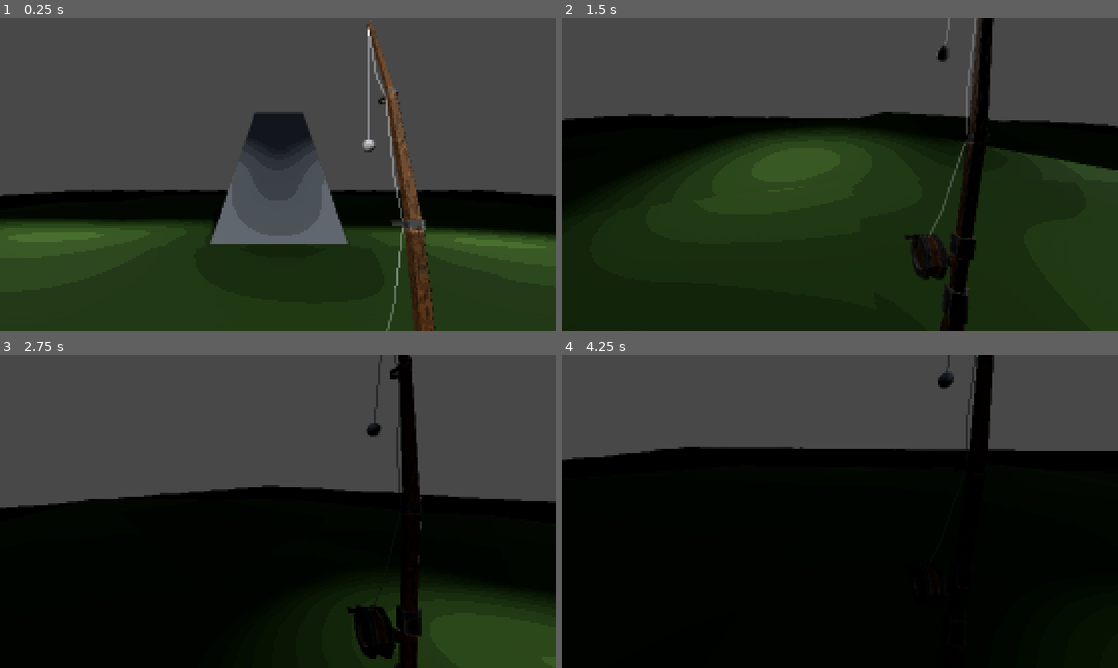
Above: before the commit, frames 1-4 (two rows, left to right).
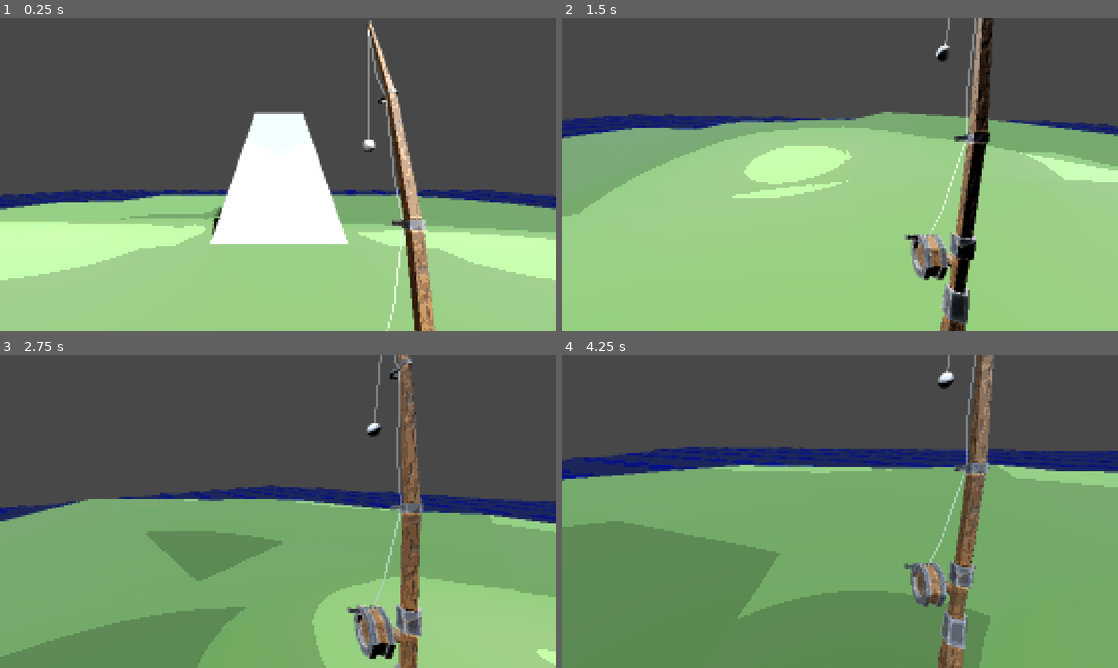
Above: after the commit, the same moments.

Repository: bobiscoolleonardo-collab/Collab
Game: Godot game, scene res://Scenes/game.tscn
The game is run twice, just before and just after one commit, with the same random seed, the same clock (stepped at 60 frames per second) and the same inputs.
Inputs (mouse positions are in pixels of both pictures, inside the frame that each line leads up to):
- Up to frame 1 (0.25 s): no input
- Up to frame 2 (1.5 s): move the mouse to (962, 158) at 0.52 s; hold D (right) 0.53-1.28 s; hold Space (space) 0.53-1.28 s; click (962, 158) at 0.67 s; move the mouse to (812, 174) at 1.27 s; hold W (up) from 1.28 s (still down); tap Space (space) at 1.35 s
- Up to frame 3 (2.75 s): keep holding W (up); move the mouse to (289, 505) at 2.02 s; hold Shift (sprint) from 2.03 s (still down); tap Space (space) at 2.3 s
- Up to frame 4 (4.25 s): keep holding W (up); move the mouse to (834, 517) at 2.77 s; release Shift (sprint) at 2.78 s; tap Space (space) at 2.85 s; move the mouse to (878, 514) at 3.52 s; hold Space (space) from 3.53 s (still down)

The runs differ from the first frame. In frame 1, 49% of the frame differs, in the area x 0-100%, y 0-100%; in frame 2, 68%; in frame 3, 57%; in frame 4, 71%.

Commit message:
water type swimming

Diff:
--- a/Scenes/game.tscn
+++ b/Scenes/game.tscn
@@ -139,7 +139,7 @@
 [node name="DirectionalLight3D" type="DirectionalLight3D" parent="Lighting" unique_id=1982673979]
 transform = Transform3D(0.6150286, -0.66305155, 0.4267345, 1.4687029e-08, 0.5411947, 0.84089744, -0.78850484, -0.51717603, 0.3328502, -1.1920929e-07, 1.5319614, -4.239302)
 light_color = Color(0.8405217, 0.90653723, 1, 1)
-light_energy = 0.1
+light_energy = 4.06
 light_angular_distance = 1.0
 shadow_enabled = true
 directional_shadow_mode = 1
--- a/Scripts/cube.gd
+++ b/Scripts/cube.gd
@@ -1,6 +1,5 @@
 extends RigidBody3D
 
-# must match your shader uniforms exactly
 const WAVES := [
 	{ "dir": Vector2(1.0,  0.3), "steepness": 0.08, "wl": 6.0 },
 	{ "dir": Vector2(0.3,  1.0), "steepness": 0.06, "wl": 4.0 },
@@ -17,7 +16,6 @@
 
 var submerged := false
 
-# mirrors the gerstner() function in the shader
 func gerstner(p: Vector3, dir: Vector2, steepness: float, wl: float) -> Vector3:
 	dir = dir.normalized()
 	var k := 2.0 * PI / wl
@@ -26,7 +24,6 @@
 	var a := steepness / k
 	return Vector3(dir.x * a * cos(f), a * sin(f), dir.y * a * cos(f))
 
-# returns the wave surface Y at any world XZ position
 func get_wave_height(world_pos: Vector3) -> float:
 	var offset := Vector3.ZERO
 	for w in WAVES:
@@ -37,20 +34,18 @@
 	submerged = false
 	for point in float_points:
 		var world_pos: Vector3 = point.global_transform.origin
-		# actual wave surface height at this float point
 		var surface_y := get_wave_height(world_pos)
 		var depth := surface_y - world_pos.y - 0.7
-
 		if depth > 0.0:
 			submerged = true
 			depth = clamp(depth, 0.0, max_depth)
 			var strength := depth / max_depth
 			var force = Vector3.UP * float_strength * gravity * strength
 			force /= float_points.size()
-			var offset   := world_pos - global_transform.origin
+			var offset := world_pos - global_transform.origin
 			apply_force(force, offset)
 
 func _integrate_forces(state):
 	if submerged:
-		state.linear_velocity  = state.linear_velocity.lerp(Vector3.ZERO,  water_drag)
+		state.linear_velocity  = state.linear_velocity.lerp(Vector3.ZERO, water_drag)
 		state.angular_velocity = state.angular_velocity.lerp(Vector3.ZERO, water_angular_drag)
--- a/Scripts/player.gd
+++ b/Scripts/player.gd
@@ -3,28 +3,31 @@
 var walk_speed = 5.0
 var sprint_speed = 7.0
 var jump_velocity = 4.5
-
 var bob_time := 0.0
 var idle_bob_speed := 3.0
 var idle_bob_amount := 0.03
 var base_height := 0
 var velocity_y_last := 0.0
 var landing_offset := 0.0
-
 var sway_amount := 0.3
 var sway_smooth := 10.0
 var target_roll := 0.0
-
 var is_moving
 var is_sprinting
 var movement_speed
-
 var pitch := 0.0
 var sensitivity := 0.01
+var mouse_delta := Vector2.ZERO
+var gravity: float = ProjectSettings.get_setting("physics/3d/default_gravity")
 
-var mouse_delta := Vector2.ZERO  # <-- NEW
-
-var gravity: float = ProjectSettings.get_setting("physics/3d/default_gravity")
+# --- Water floating ---
+const WAVES := [
+	{ "dir": Vector2(1.0,  0.3), "steepness": 0.08, "wl": 6.0 },
+	{ "dir": Vector2(0.3,  1.0), "steepness": 0.06, "wl": 4.0 },
+	{ "dir": Vector2(-0.5, 0.8), "steepness": 0.04, "wl": 2.5 },
+]
+var is_in_water := false
+var water_surface_y := 0.0
 
 @export var neck : Node3D
 @export var camera : Camera3D
@@ -32,6 +35,20 @@
 
 func _ready() -> void:
 	global.player = self
+
+func gerstner(p: Vector3, dir: Vector2, steepness: float, wl: float) -> Vector3:
+	dir = dir.normalized()
+	var k := 2.0 * PI / wl
+	var c := sqrt(9.8 / k)
+	var f := k * (dir.dot(Vector2(p.x, p.z)) - c * Time.get_ticks_msec() / 1000.0)
+	var a := steepness / k
+	return Vector3(dir.x * a * cos(f), a * sin(f), dir.y * a * cos(f))
+
+func get_wave_height(world_pos: Vector3) -> float:
+	var offset := Vector3.ZERO
+	for w in WAVES:
+		offset += gerstner(world_pos, w["dir"], w["steepness"], w["wl"])
+	return offset.y
 
 func _unhandled_input(event: InputEvent) -> void:
 	if event is InputEventMouseButton:
@@ -47,23 +64,51 @@
 			pitch = clamp(pitch, deg_to_rad(-89), deg_to_rad(89))
 			camera.rotation.x = pitch
 
-
 func _physics_process(delta: float) -> void:
-
 	is_moving = false
 	is_sprinting = false
 
 	var normalized_mouse_x = mouse_delta.x / max(delta, 0.0001)
 	target_roll = clamp(-normalized_mouse_x * sway_amount * 0.001, -0.9, 0.9)
 	mouse_delta = Vector2.ZERO
-
 	camera.rotation.z = lerp(camera.rotation.z, target_roll, delta * sway_smooth)
-
 	movement_speed = sprint_speed if Input.is_action_pressed("sprint") else walk_speed
 	is_sprinting = true if Input.is_action_pressed("sprint") else false
 
-	if not is_on_floor():
-		velocity.y -= gravity * delta
+	# --- water check ---
+	water_surface_y = get_wave_height(global_position)
+	is_in_water = global_position.y < water_surface_y
+
+	if is_in_water:
+		var depth = water_surface_y - global_position.y
+
+		if depth > 0.3:
+			var float_force = depth * 8.0
+			velocity.y = lerp(velocity.y, float_force, 0.05)
+		else:
+			velocity.y = lerp(velocity.y, 0.0, 0.08)
+
+
+		var input_dir := Input.get_vector("left", "right", "up", "down")
+		var direction = (neck.transform.basis * Vector3(input_dir.x, 0, input_dir.y)).normalized()
+		if direction:
+			velocity.x = lerp(velocity.x, direction.x * 3.0, 0.1)
+			velocity.z = lerp(velocity.z, direction.z * 3.0, 0.1)
+		else:
+			velocity.x = lerp(velocity.x, 0.0, 0.08)
+			velocity.z = lerp(velocity.z, 0.0, 0.08)
+
+
+		if Input.is_action_pressed("space"):
+			velocity.y = lerp(velocity.y, 4.0, 0.15)
+
+
+		if not Input.is_action_pressed("space") and depth < 0.3:
+			velocity.y -= gravity * 0.3 * delta
+
+	else:
+		if not is_on_floor():
+			velocity.y -= gravity * delta
 
 	if Input.is_action_just_pressed("space") and is_on_floor():
 		velocity.y = jump_velocity
@@ -71,42 +116,30 @@
 	var input_dir := Input.get_vector("left", "right", "up", "down")
 	var direction = (neck.transform.basis * Vector3(input_dir.x, 0, input_dir.y)).normalized()
 	var target_velocity = Vector3.ZERO
-
 	if direction:
 		is_moving = true
 		target_velocity.x = direction.x * movement_speed
 		target_velocity.z = direction.z * movement_speed
-
 	velocity.x = lerp(velocity.x, target_velocity.x, 10 * delta)
 	velocity.z = lerp(velocity.z, target_velocity.z, 10 * delta)
-
-	# smooth return to center
 	target_roll = lerp(target_roll, 0.0, delta * 5.0)
 	move_and_slide()
 	camera_bob(delta)
 
-
 func camera_bob(delta: float):
 	var speed := 0.0
 	var bob_amount := 0.0
-
 	if is_on_floor() and is_moving:
 		speed = 17 if Input.is_action_pressed("sprint") else 12
 		bob_amount = 0.04 if Input.is_action_pressed("sprint") else 0.03
 	else:
 		speed = idle_bob_speed
 		bob_amount = idle_bob_amount
-
 	bob_time += delta * speed
 	var vertical := sin(bob_time) * bob_amount
-
-	# landing detection
 	if is_on_floor() and velocity_y_last < -1.0:
 		landing_offset = 0.12
-
 	velocity_y_last = velocity.y
-
 	landing_offset = lerp(landing_offset, 0.0, delta * 8.0)
-
 	var target_y = base_height + vertical - landing_offset
 	camera.position.y = lerp(camera.position.y, target_y, delta * 10.0)
